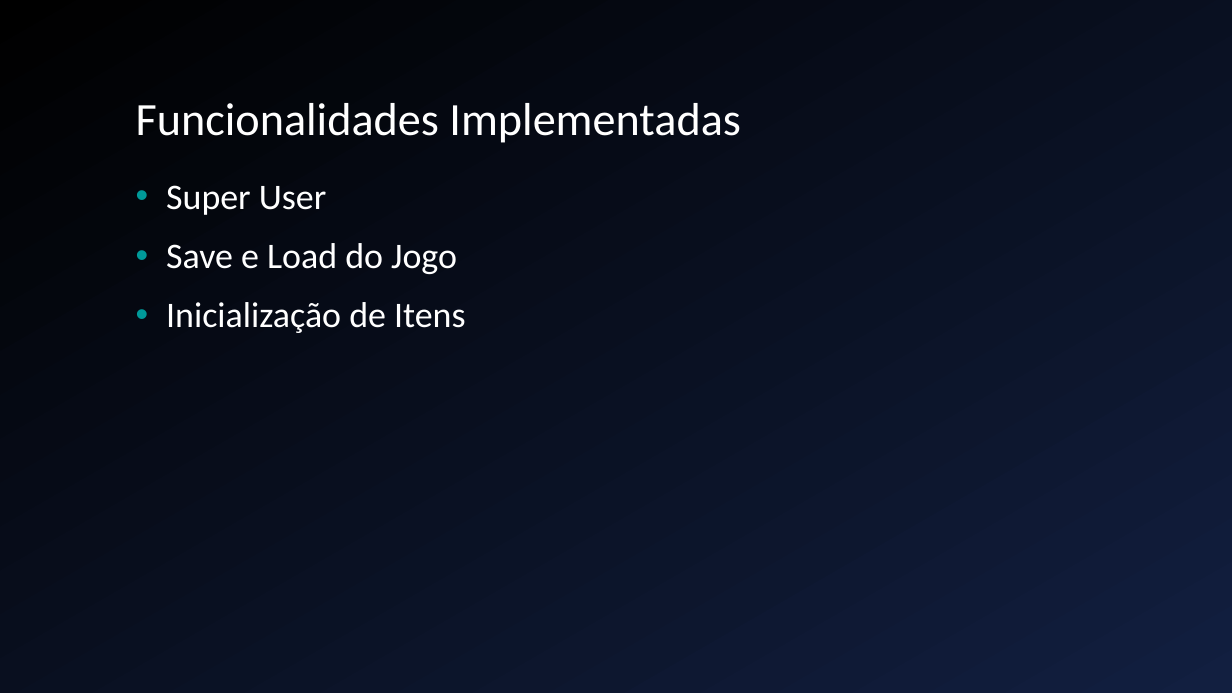
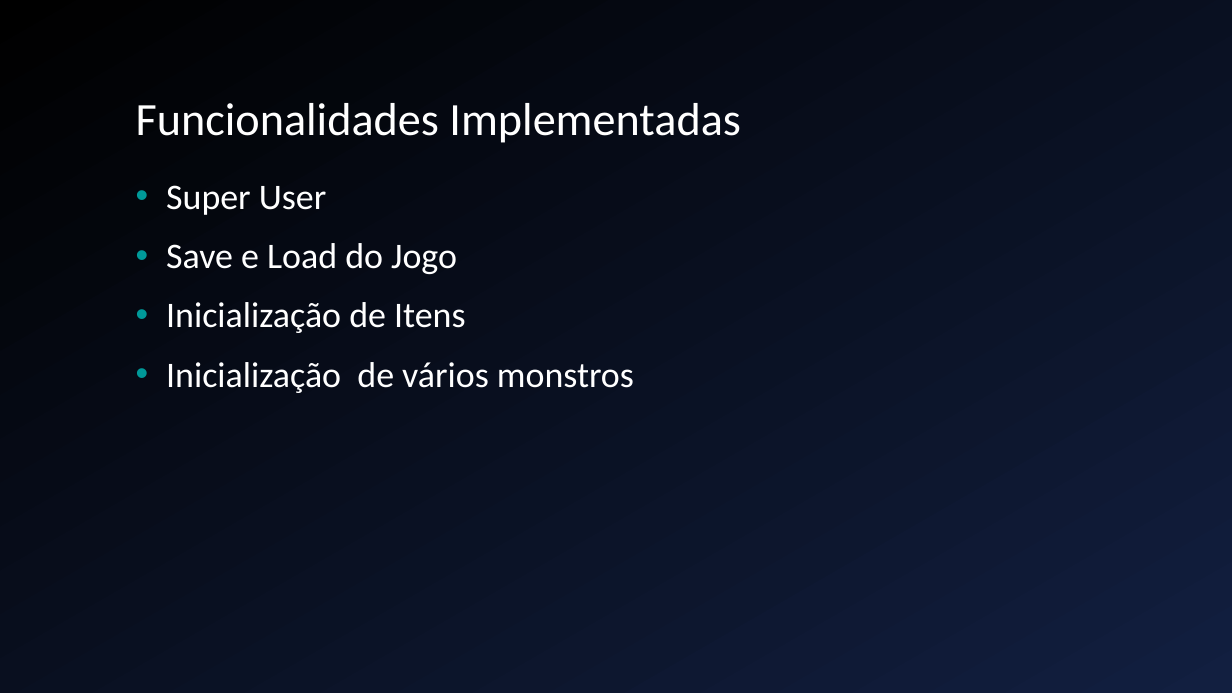
Before and after one commit to GaveMasterXX/SO, a slide deck: slide 3 of Hunter Hallow.ppt. Drawn at 1232x693 pixels with LibreOffice and Linux fonts; fonts in the diff are those of the drawing; background and template pictures are left out. Boxes give left, top, right and bottom in pixels: in the first picture for what was removed or moved away, otherwise in the second. Text is boxed around its words. In the diff, an @@ line names an element or a change of style, - is before the commit and + after.

```diff
--- a/Hunter Hallow.ppt
+++ b/Hunter Hallow.ppt
@@ text at bbox=[166, 362, 634, 393]: paragraph added @@
+• Inicialização de vários monstros
```
Also in this commit, not shown: 16 other files.
